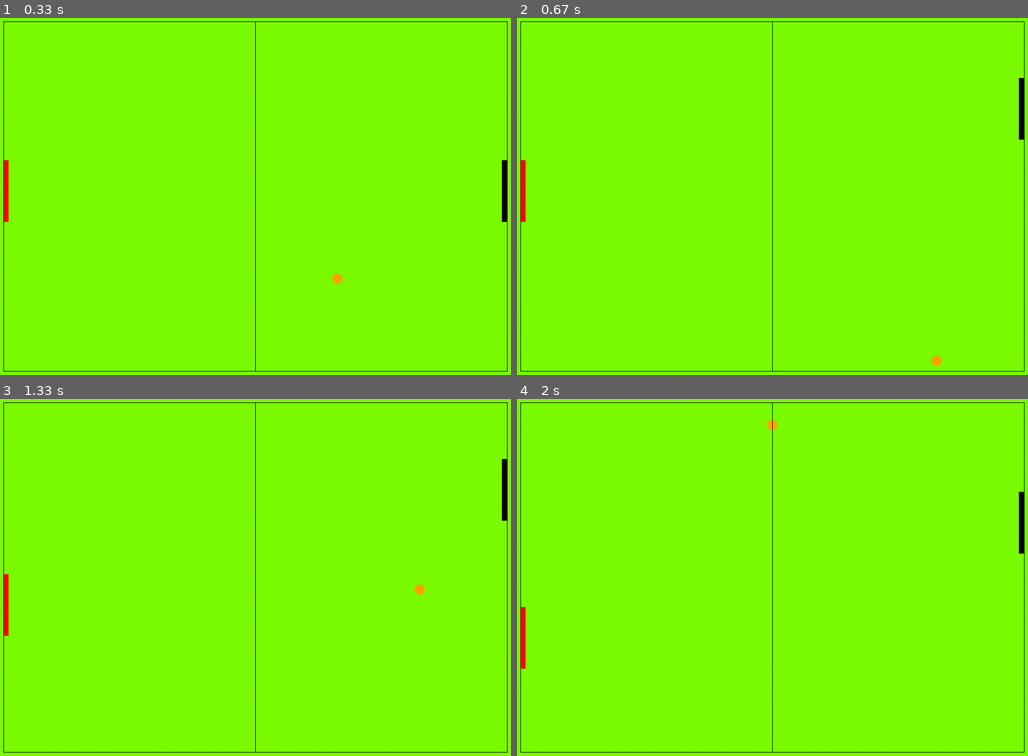
Above: before the commit, frames 1-4 (two rows, left to right).
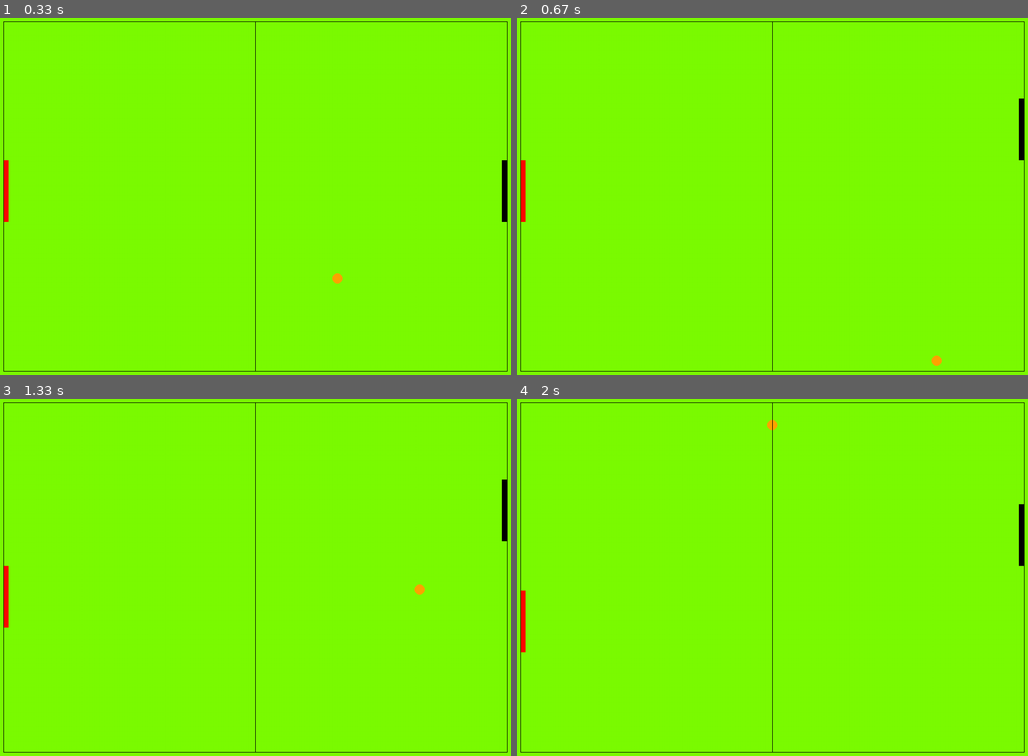
Above: after the commit, the same moments.

Repository: JAYAKANTHARUN/ping_pong_pygame
Game: pygame game, started from main.py
Two runs of this game, one before a commit and one after it. Both use one fixed random seed, a clock stepped at 60 frames per second and the inputs below.
Inputs:
- Up to frame 1 (0.33 s): no input
- Up to frame 2 (0.67 s): hold Up from 0.33 s (still down)
- Up to frame 3 (1.33 s): release Up at 0.8 s; hold Down 0.83-1.13 s; hold S 0.83-1.13 s; hold Up from 1.17 s (still down); hold W from 1.17 s (still down)
- Up to frame 4 (2 s): release Up at 1.53 s; release W at 1.53 s; hold Down 1.57-1.93 s; hold S 1.57-1.93 s; hold Up from 1.97 s (still down); hold W from 1.97 s (still down)

Frame 1 is identical in both runs. In frame 2, 0.1% of the frame differs, in the area x 98-100%, y 16-40%; in frame 3, 0.2%; in frame 4, 0.2%, in the area x 0-100%, y 25-76%.

Commit message:
Updated Player Animation

Diff:
--- a/main.py
+++ b/main.py
@@ -13,7 +13,8 @@
 
 def ballanimation():
     global ballspeedx,ballspeedy
-      #speed
+
+    #speed
     ball.x+=ballspeedx
     ball.y+=ballspeedy
 
@@ -61,7 +62,7 @@
 ballspeedy=4
 player1speed=0
 player2speed=0
-speed=4
+speed=3
 
 
 #run the window
@@ -113,4 +114,4 @@
 
     #updating window
     pygame.display.flip()
-    clock.tick(144)
+    clock.tick(200)
